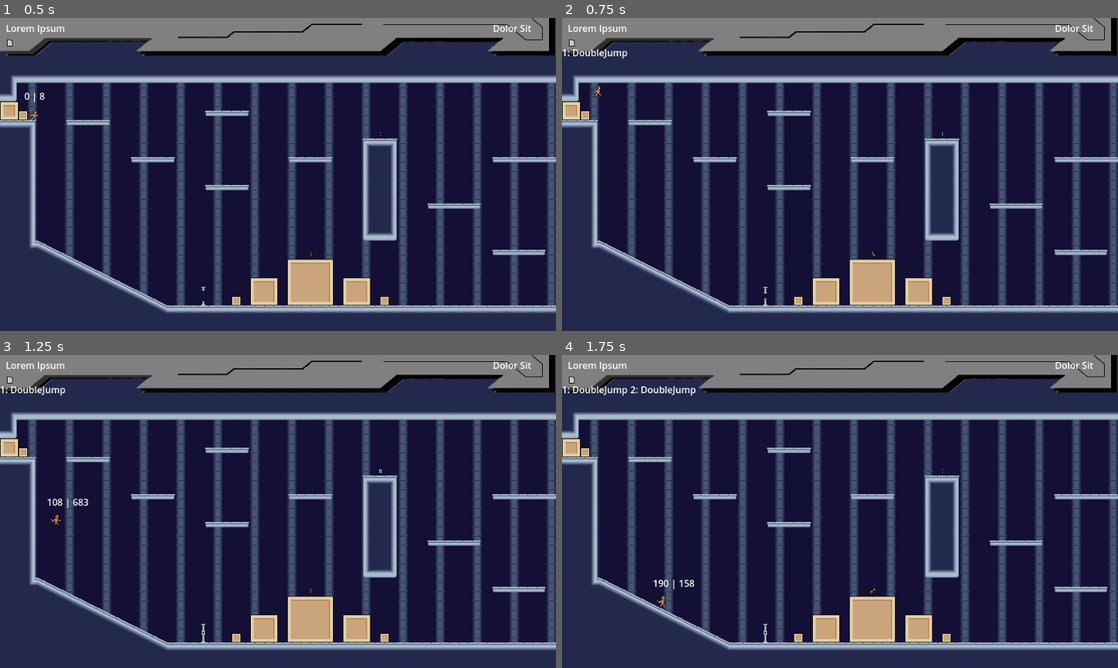
Above: before the commit, frames 1-4 (two rows, left to right).
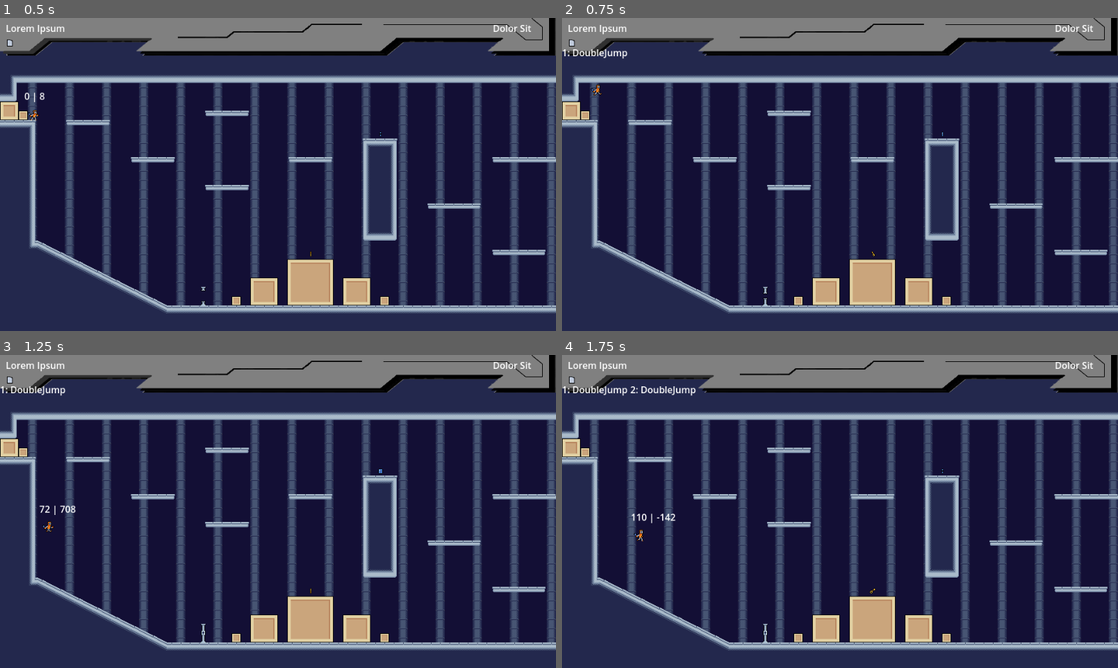
Above: after the commit, the same moments.

Repository: Cradac/H.O.R.S.T.
Game: Godot game, scene res://basic_scene.tscn
The game is run twice, just before and just after one commit, with the same random seed, the same clock (stepped at 60 frames per second) and the same inputs.
Inputs:
- Up to frame 1 (0.5 s): no input
- Up to frame 2 (0.75 s): hold Right (move_right) from 0.53 s (still down); hold Space (jump) from 0.53 s (still down); tap F (action) at 0.6 s
- Up to frame 3 (1.25 s): keep holding Right (move_right); keep holding Space (jump)
- Up to frame 4 (1.75 s): keep holding Right (move_right); release Space (jump) at 1.28 s; tap Space (jump) at 1.35, 1.52 s; tap F (action) at 1.55 s

Frame 1 is identical in both runs. In frame 2, less than 0.1% of the frame differs, in the area x 5-8%, y 21-26%; in frame 3, 0.2%; in frame 4, 0.2%, in the area x 12-24%, y 50-81%.

Commit message:
doublejump fixed, character tweaked (still shit)

Diff:
--- a/Character.gd
+++ b/Character.gd
@@ -1,7 +1,7 @@
 class_name Player extends CharacterBody2D
 
-@export var MAX_SPEED = 200
-@export var ACCELERATION = 300
+@export var MAX_SPEED = 110
+@export var ACCELERATION = 200
 @export var AIR_BREAK = 100
 @export var FRICTION = 500
 @export var JUMP_FORCE = 250
@@ -103,9 +103,8 @@
 
 
 func queue_jump(force):
-	print("JUMP!!")
 	in_jump = true
-	queued_velocity.y = 0
+	queued_velocity.y +=  velocity.y * -1
 	queued_velocity.y -= force
 	_animated_sprite.play("jump")
 
--- a/levels/level_1.tscn
+++ b/levels/level_1.tscn
@@ -26,6 +26,7 @@
 position = Vector2(359, 218)
 collision_layer = 513
 collision_mask = 513
+MAX_SPEED = 100
 
 [node name="IngameUI" parent="." instance=ExtResource("3_403po")]
 anchors_preset = 0
